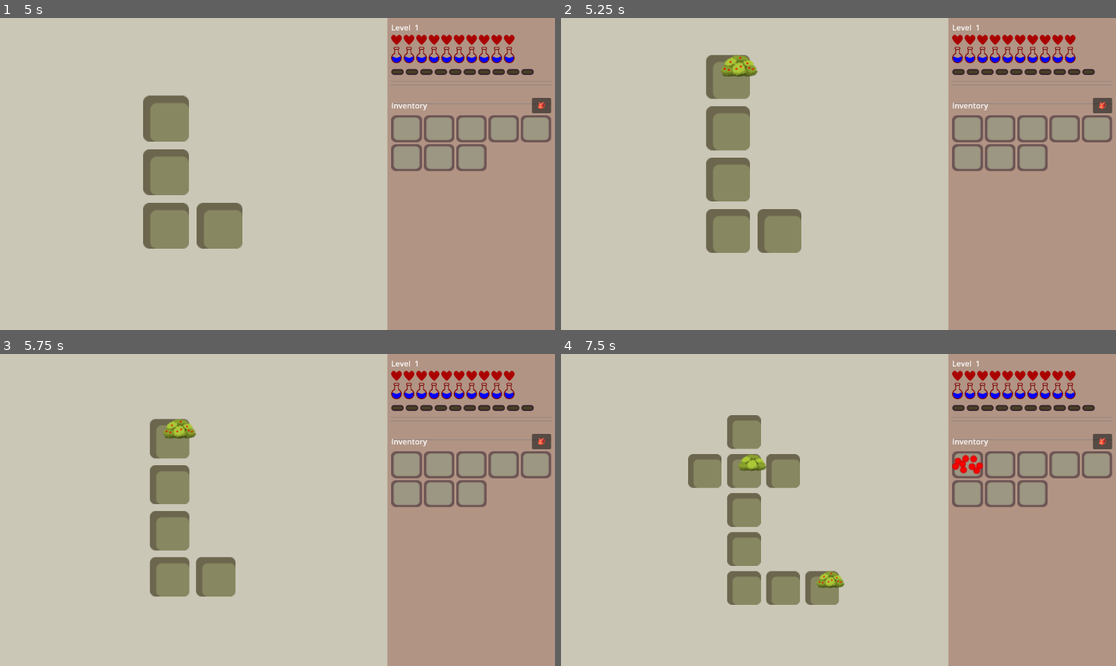
Above: before the commit, frames 1-4 (two rows, left to right).
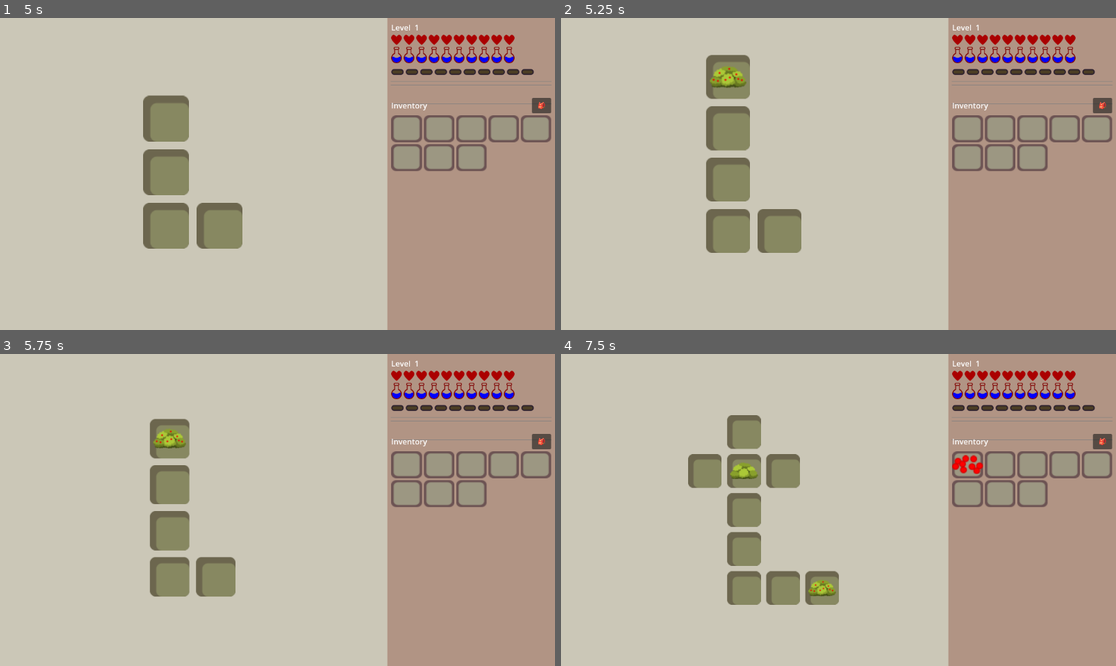
Above: after the commit, the same moments.

Repository: jiexdrop/run-reset
Game: Godot game, scene res://scenes/init.tscn
The game is run twice, just before and just after one commit, with the same random seed, the same clock (stepped at 60 frames per second) and the same inputs.
Inputs (mouse positions are in pixels of both pictures, inside the frame that each line leads up to):
- Up to frame 1 (5 s): click "New Game" at 0.5 s; click "🎒" at 1.25 s; click "🎒" at 2 s; click "🎒" at 2.75 s; tap Enter at 3.5 s; drag from (194, 174) to (333, 105) at 3.52 s; drag from (160, 139) to (227, 205) at 4.27 s
- Up to frame 2 (5.25 s): move the mouse to (727, 117) at 5.02 s; click (727, 117) at 5.17 s
- Up to frame 3 (5.75 s): no input
- Up to frame 4 (7.5 s): drag from (733, 438) to (733, 531) at 5.77 s; drag from (760, 460) to (794, 588) at 6.52 s; tap Space at 7.25 s; drag from (794, 588) to (760, 463) at 7.27 s

Frame 1 is identical in both runs. In frame 2, 0.6% of the frame differs, in the area x 26-36%, y 11-23%; in frame 3, 0.4%; in frame 4, 0.6%, in the area x 30-52%, y 32-78%.

Commit message:
change bush positio

Diff:
--- a/scenes/bush.tscn
+++ b/scenes/bush.tscn
@@ -11,7 +11,6 @@
 
 [node name="Sprite2D" type="Sprite2D" parent="." unique_id=600000002]
 texture = ExtResource("2_bush")
-centered = true
 
 [node name="CollisionShape2D" type="CollisionShape2D" parent="." unique_id=600000003]
 shape = SubResource("RectangleShape2D_bush")
--- a/scenes/game.gd
+++ b/scenes/game.gd
@@ -304,7 +304,7 @@
 	var bush: Bush = BUSH.instantiate()
 	bush.z_index   = 5
 	# Offset slightly so it doesn't overlap the mob indicator perfectly.
-	bush.position  = Vector2(15, -15)
+	bush.position  = Vector2(0, 0)
 	bush.visible   = visible
 	tile_node.add_child(bush)
 	bush.setup(tile_key, harvested)
Not shown: 1 places in scenes/bush.tscn that only renumber resources
